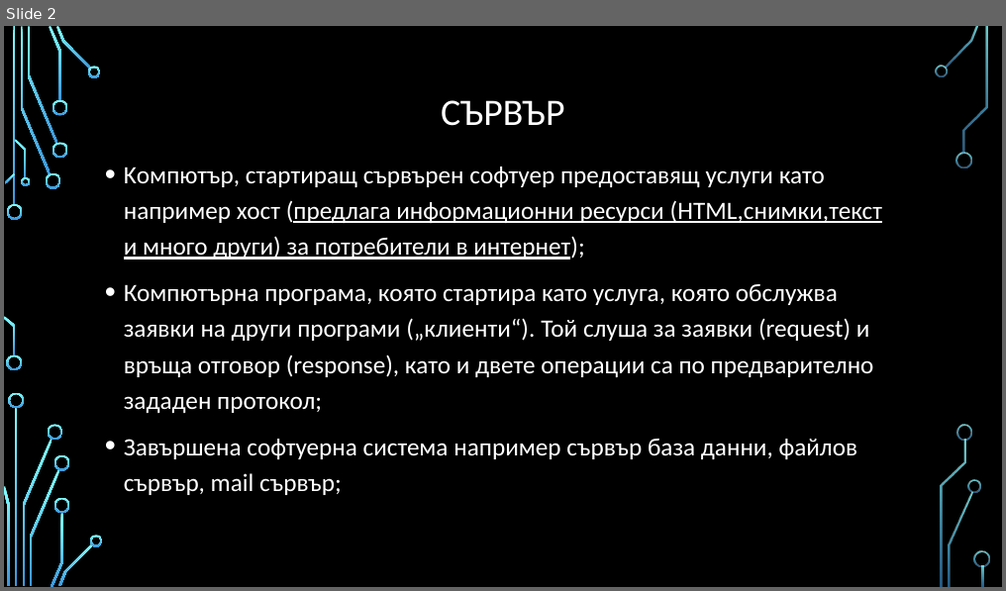
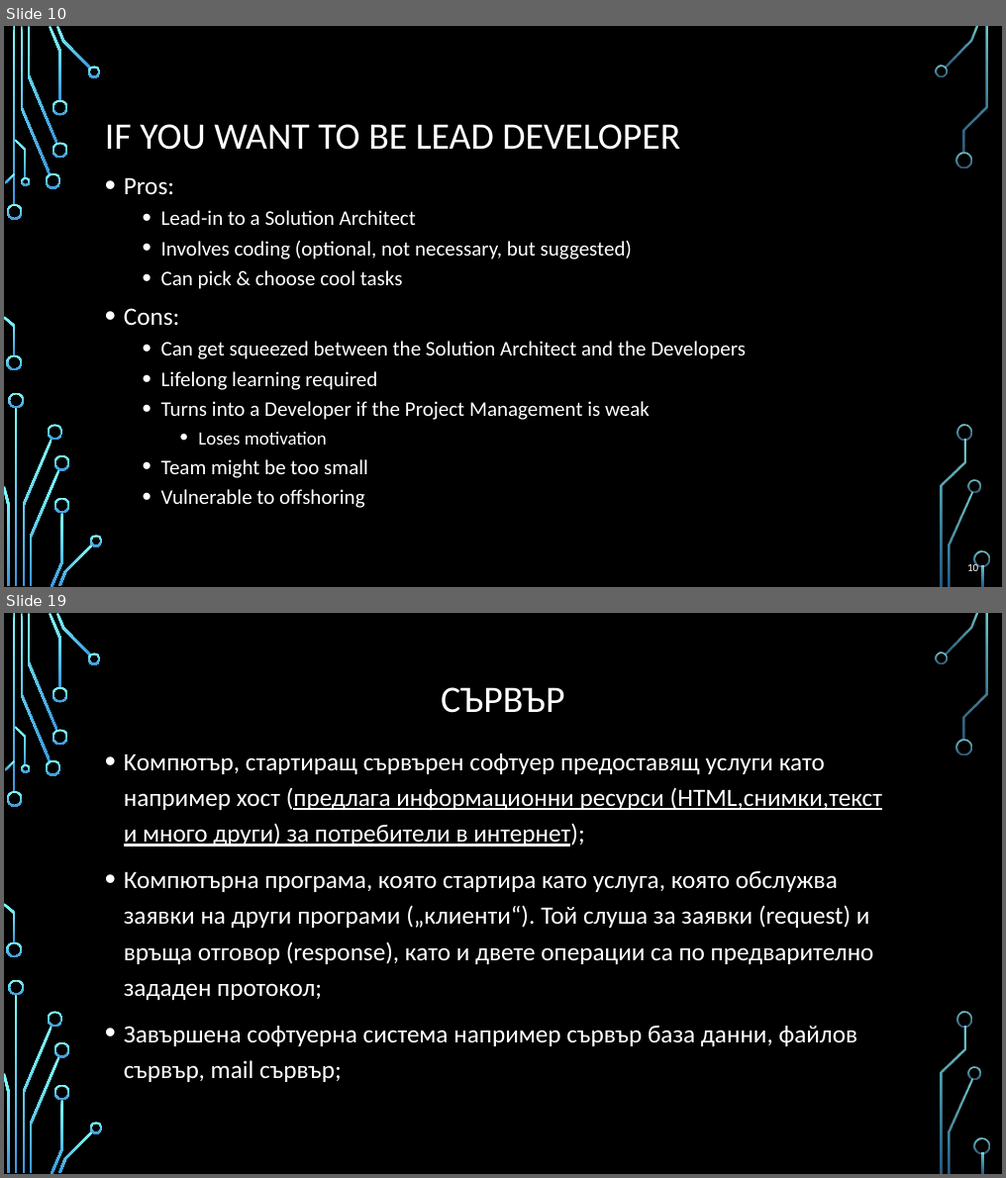
Before and after one commit to profjordanov/hybrid-app-development, a slide deck: 00. Lecture/basics_and_beyond.pptx. Shown one above the other, each under a label of ours: slide 2 before the commit, slides 10 and 19 after it; the slides between them are not shown. The pictures are 1006x591 and 1006x1178 pixels, drawn with LibreOffice and Linux fonts; fonts in the diff are those of the drawing; background and template pictures are left out. Boxes give left, top, right and bottom in pixels: in the first picture for what was removed or moved away, otherwise in the second. Text is boxed around its words. In the diff, an @@ line names an element or a change of style, - is before the commit and + after.

```diff
--- a/00. Lecture/basics_and_beyond.pptx
+++ b/00. Lecture/basics_and_beyond.pptx
@@ slide 10 added at bbox=[4, 26, 1002, 587], background picture (left out); not listed: 36 template elements that a slide beside it also shows @@
@@ title added at bbox=[105, 124, 680, 150], 36 pt, text #FFFFFF @@
+IF YOU WANT TO BE LEAD DEVELOPER
@@ text added at bbox=[124, 177, 746, 508], 20 pt, text #FFFFFF @@
+• Pros:
+  • Lead-in to a Solution Architect
+  • Involves coding (optional, not necessary, but suggested)
+  • Can pick & choose cool tasks
+• Cons:
+  • Can get squeezed between the Solution Architect and the Developers
+  • Lifelong learning required
+  • Turns into a Developer if the Project Management is weak
+    • Loses motivation
+  • Team might be too small
+  • Vulnerable to offshoring
@@ page number added at bbox=[967, 563, 978, 571], 10.5 pt, text #FFFFFF @@
+10
@@ what was slide 2 is now slide 19 @@
```
Also in this commit, not shown: 16 other slides added.
